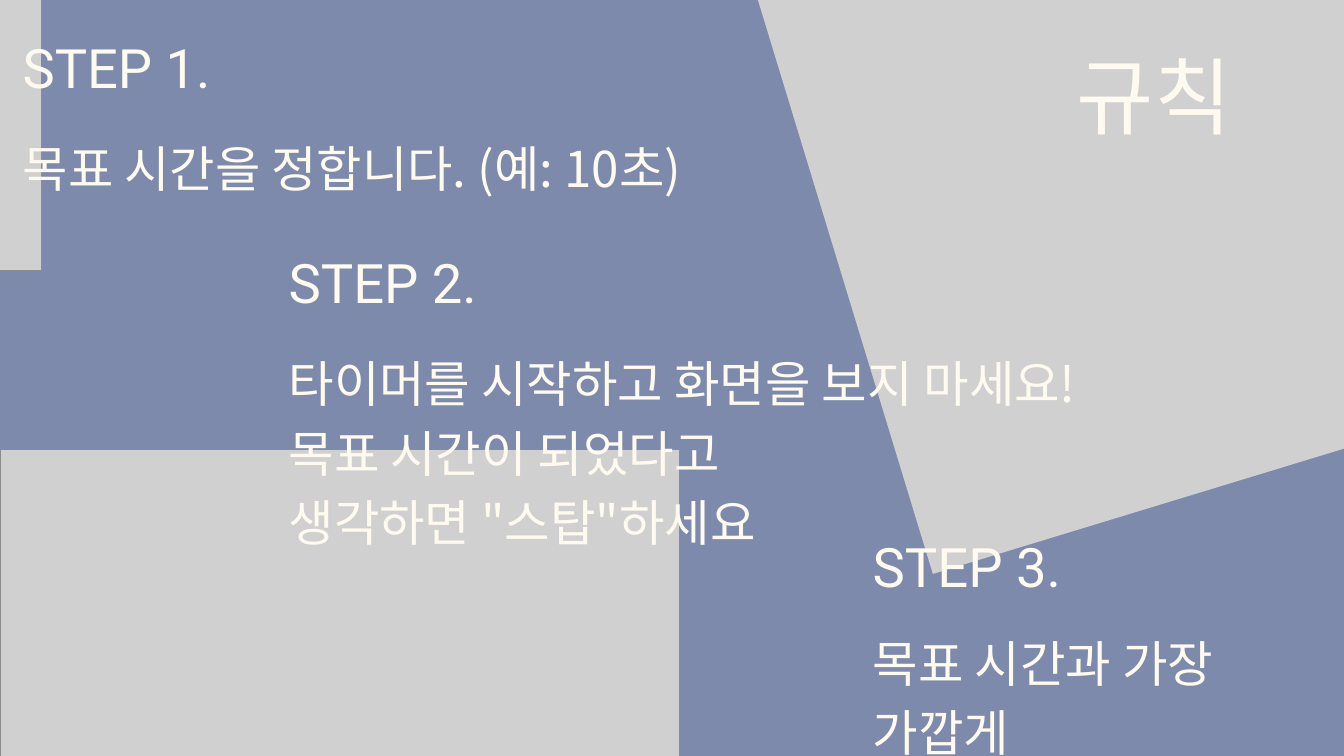
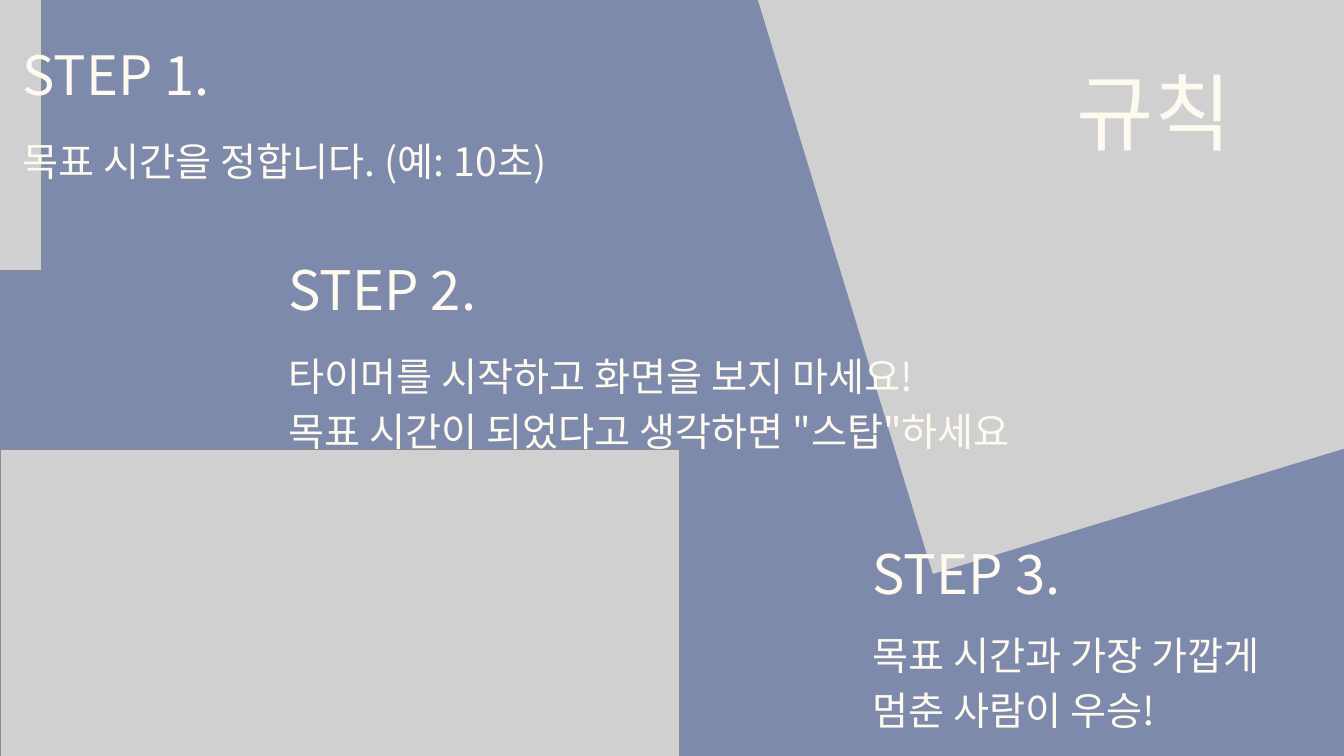
Before and after one commit to tkdgns25300/sunday_play, a slide deck: slide 2 of public/downloads/games/time-match/rules.pptx. Drawn at 1344x756 pixels with LibreOffice and Linux fonts; fonts in the diff are those of the drawing; grey boxes stand for pictures. Boxes give left, top, right and bottom in pixels: in the first picture for what was removed or moved away, otherwise in the second. Text is boxed around its words. In the diff, an @@ line names an element or a change of style, - is before the commit and + after.

```diff
--- a/public/downloads/games/time-match/rules.pptx
+++ b/public/downloads/games/time-match/rules.pptx
@@ font Roboto to Noto Sans CJK KR in 4 elements at [23,39,210,109], [873,538,1060,595], [289,269,476,311], [1077,75,1232,150] @@
@@ text "규칙": place and size @@
-text "규칙" at [1077,59,1232,134]
+text "규칙" at [1077,75,1232,150]
@@ text "목표 시간을 정합니다. (예: 10초)" at [23,136,547,187]: size 52.9 to 42 pt; line spacing 74pt to 58.8pt @@
@@ text "타이머를 시작하고 화면을 보지 마세요!" at [289,351,1010,457]: size 53 to 42 pt; line spacing 74.2pt to 58.8pt @@
@@ text "목표 시간과 가장 가깝게" at [873,637,1260,728]: size 53 to 42 pt; line spacing 74.2pt to 58.8pt @@
```
Also in this commit, not shown: 3 other slides changed, 3 other files.
